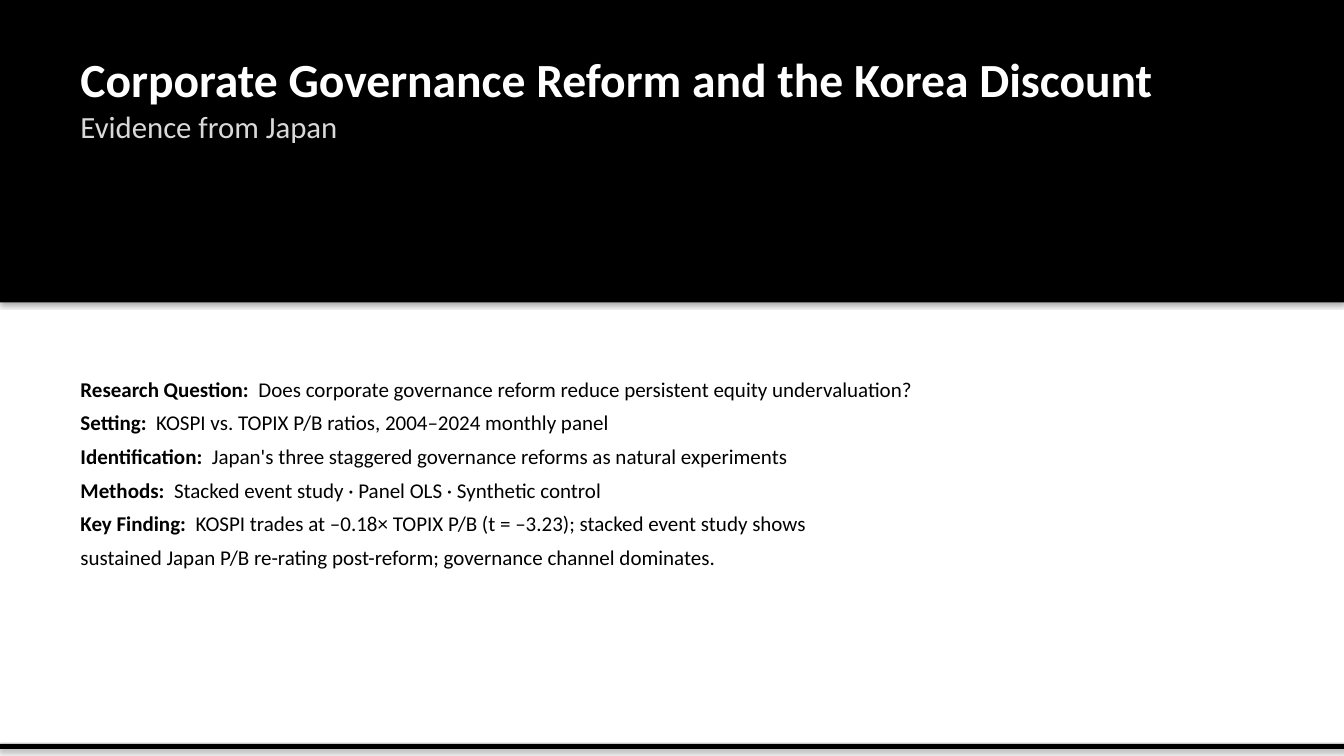
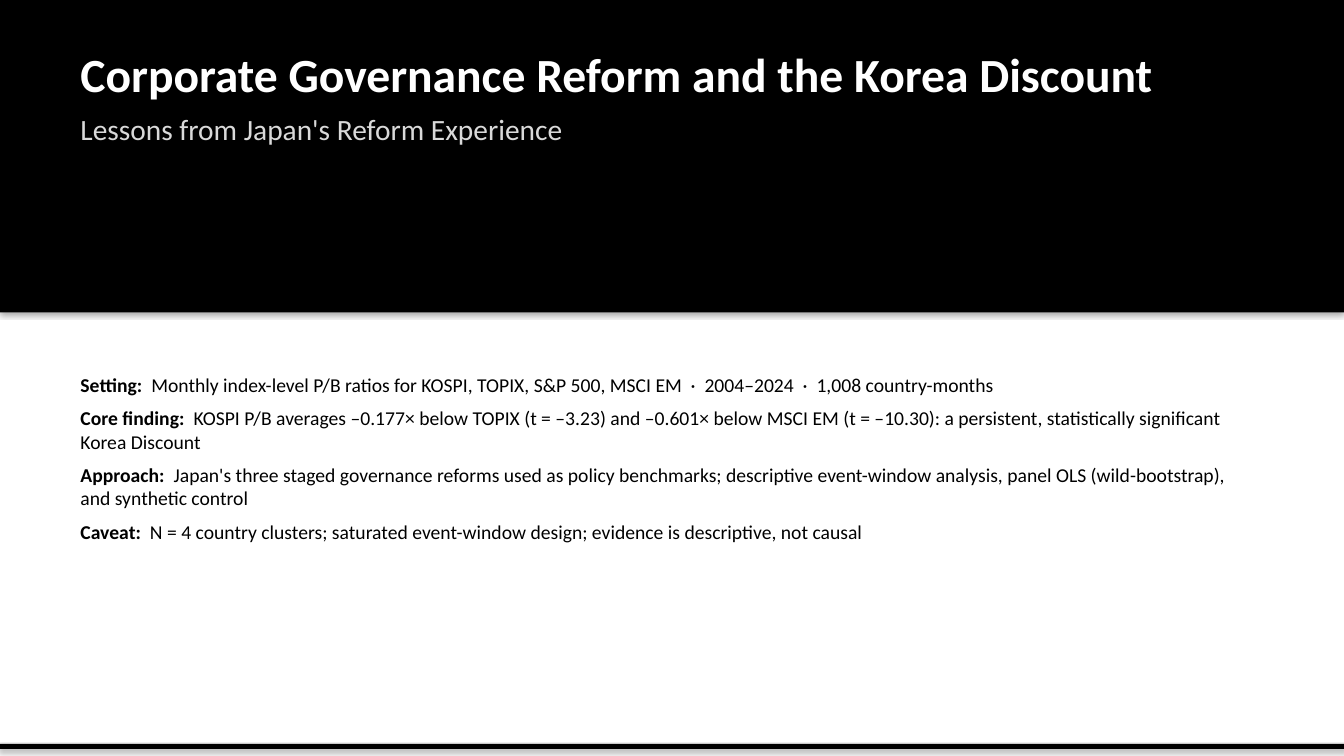
Before and after one commit to dandan002/kor-discount, a slide deck: slide 1 of output/korea_discount_slides.pptx. Drawn at 1344x756 pixels with LibreOffice and Linux fonts; fonts in the diff are those of the drawing. Boxes give left, top, right and bottom in pixels: in the first picture for what was removed or moved away, otherwise in the second. Text is boxed around its words. In the diff, an @@ line names an element or a change of style, - is before the commit and + after.

```diff
--- a/output/korea_discount_slides.pptx
+++ b/output/korea_discount_slides.pptx
@@ rectangle resized from (x1=0, y1=0, x2=1344, y2=302) to (x1=0, y1=0, x2=1344, y2=313) @@
@@ text at (x1=80, y1=120, x2=562, y2=145): text changed; size 22 to 21 pt @@
-Evidence from Japan
+Lessons from Japan's Reform Experience
@@ text at (x1=80, y1=378, x2=1225, y2=543): text changed; size 15 to 14 pt @@
-Research Question: Does corporate governance reform reduce persistent equity undervaluation?
-Setting: KOSPI vs. TOPIX P/B ratios, 2004–2024 monthly panel
-Identification: Japan's three staggered governance reforms as natural experiments
-Methods: Stacked event study · Panel OLS · Synthetic control
-Key Finding: KOSPI trades at –0.18× TOPIX P/B (t = –3.23); stacked event study shows
-sustained Japan P/B re-rating post-reform; governance channel dominates.
+Setting: Monthly index-level P/B ratios for KOSPI, TOPIX, S&P 500, MSCI EM · 2004–2024 · 1,008 country-months
+Core finding: KOSPI P/B averages –0.177× below TOPIX (t = –3.23) and –0.601× below MSCI EM (t = –10.30): a persistent, statistically significant Korea Discount
+Approach: Japan's three staged governance reforms used as policy benchmarks; descriptive event-window analysis, panel OLS (wild-bootstrap), and synthetic control
+Caveat: N = 4 country clusters; saturated event-window design; evidence is descriptive, not causal
```
Also in this commit, not shown: 7 other slides changed, 16 slides added, 3 slides removed, 6 other files.
